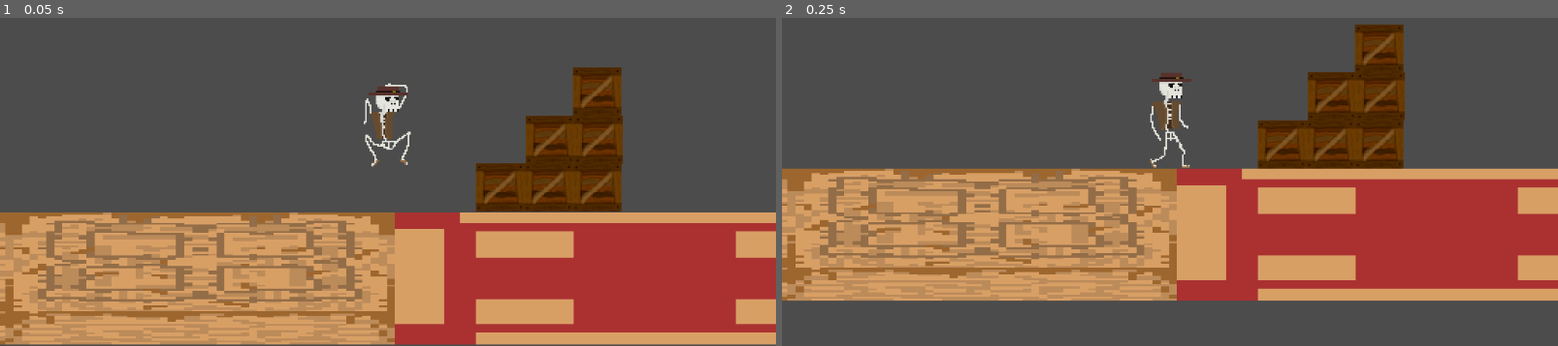
Above: before the commit, frames 1-2 (left to right).
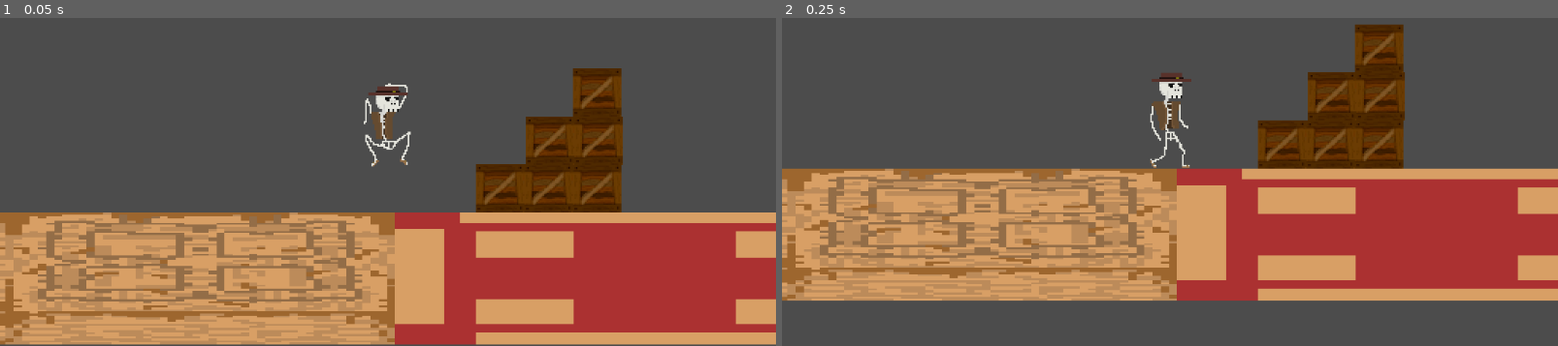
Above: after the commit, the same moments.

Repository: isterkvarn/MinnesotaBones
Game: Godot game, scene res://BoxTesting.tscn
The game is run twice, just before and just after one commit, with the same random seed, the same clock (stepped at 60 frames per second) and the same inputs. This scene is started directly instead of the project's main scene.
Inputs:
- Up to frame 1 (0.05 s): no input
- Up to frame 2 (0.25 s): no input

The runs differ from the first frame. In frame 1, 0.2% of the frame differs, in the area x 61-81%, y 15-60%; in frame 2, nothing differs.

Commit message:
Minor tweaks

Diff:
--- a/Box.gd
+++ b/Box.gd
@@ -1,6 +1,6 @@
 extends RigidBody2D
 
-const gravity : int = 7
+const gravity : int = 10
 
 func _ready():
 	# Make the box not able to rotate
